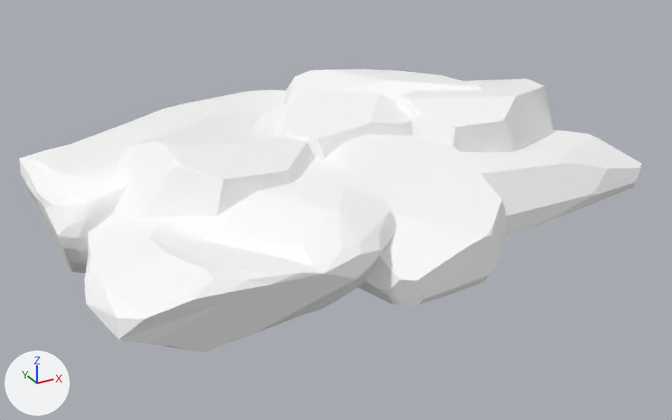
The glTF model assets/synty/tropical/models/SM_Env_Rock_Pile_01.glb as it was, and as the next commit left it.
Rendered twice from a 50 mm camera at (-9.58, -17.18, 8.19) aimed at (-0.26, -0.24, -0.27). Every picture has the same lights, and +X, +Y and +Z are marked at lower left.

Names of what the first picture shows: 'SM_Env_Rock_Pile_01'.
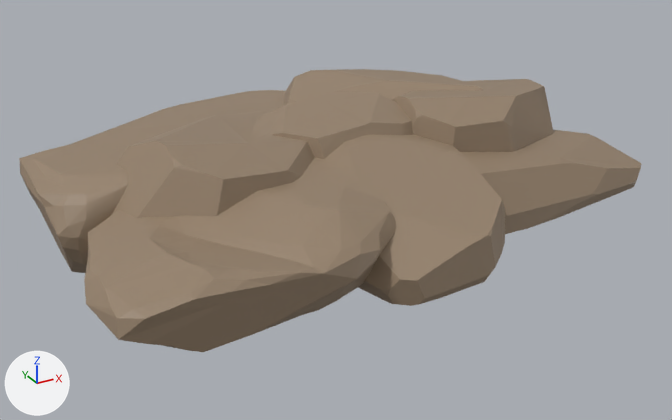
What the commit changed:
Picture 'PolygonNatureBiomes_Tropical_Texture_01' (img_polygonnaturebiomes_tropical_texture_01) is new.
In material 'Nature27' (mat_nature27), base_color is no longer (1.0, 1.0, 1.0), white #ffffff.
In material 'Nature27' (mat_nature27), texture is now set to img_polygonnaturebiomes_tropical_texture_01.

What differs and where, as boxes [x1, y1, x2, y2] in the pictures (672 x 420 px):
'SM_Env_Rock_Pile_01', surface changed (white to brown)
    both: [19, 69, 641, 352]
